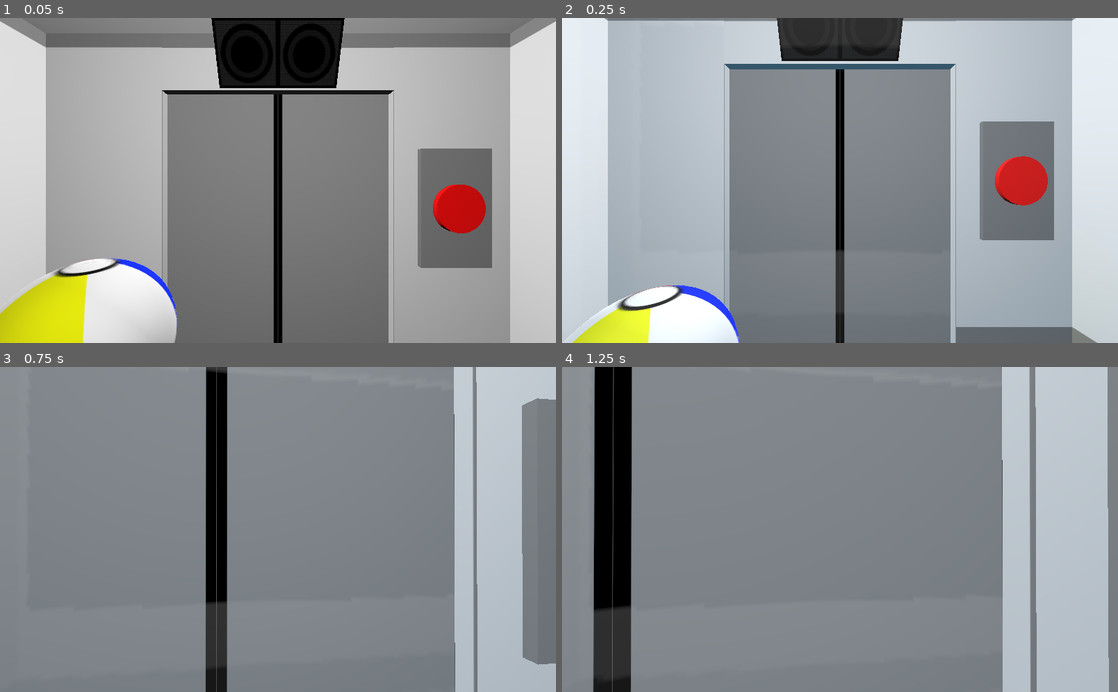
Above: before the commit, frames 1-4 (two rows, left to right).
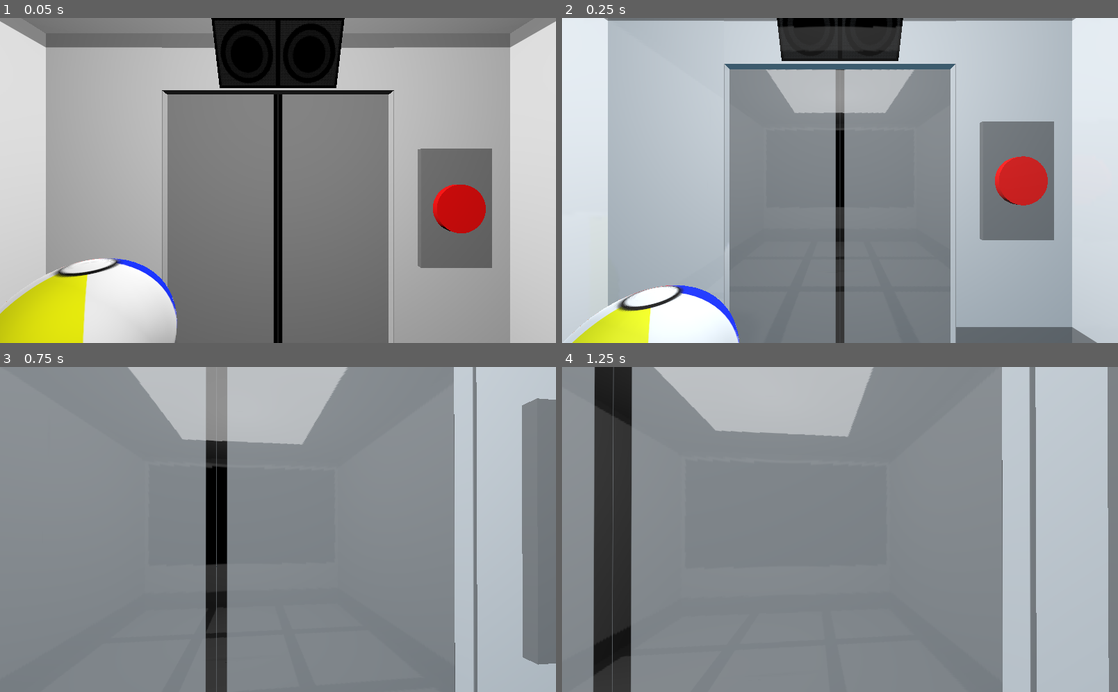
Above: after the commit, the same moments.

Repository: RoxoFoxo/the-elevator
Game: Godot game, scene res://scenes/MainScene.tscn
Same seed, same stepped clock (60 frames per second), same inputs: the game is played once before the commit and once after it. The project has no main scene, so this scene is started directly.
Inputs (mouse positions are in pixels of both pictures, inside the frame that each line leads up to):
- Up to frame 1 (0.05 s): no input
- Up to frame 2 (0.25 s): no input
- Up to frame 3 (0.75 s): tap Enter at 0.5 s; move the mouse to (305, 529) at 0.52 s; hold W (move_forward) from 0.53 s (still down); tap E (use) at 0.6 s
- Up to frame 4 (1.25 s): keep holding W (move_forward)

Frame 1 is identical in both runs. In frame 2, 3.8% of the frame differs, in the area x 29-64%, y 0-100%; in frame 3, 7.9%; in frame 4, 12%, in the area x 5-57%, y 0-100%.

Commit message:
chore: update reflections

Diff:
--- a/scenes/Elevator.tscn
+++ b/scenes/Elevator.tscn
@@ -351,8 +351,11 @@
 
 [node name="ReflectionProbe" type="ReflectionProbe" parent="."]
 transform = Transform( 1, 0, 0, 0, 1, 0, 0, 0, 1, 0.03828, 0.722184, 0.0255206 )
+update_mode = 1
 extents = Vector3( 1.08218, 0.789881, 1.05908 )
 origin_offset = Vector3( 0.0380859, -0.00683594, 0.0078125 )
+box_projection = true
+enable_shadows = true
 interior_enable = true
 interior_ambient_color = Color( 0.184314, 0.360784, 0.454902, 1 )
 
